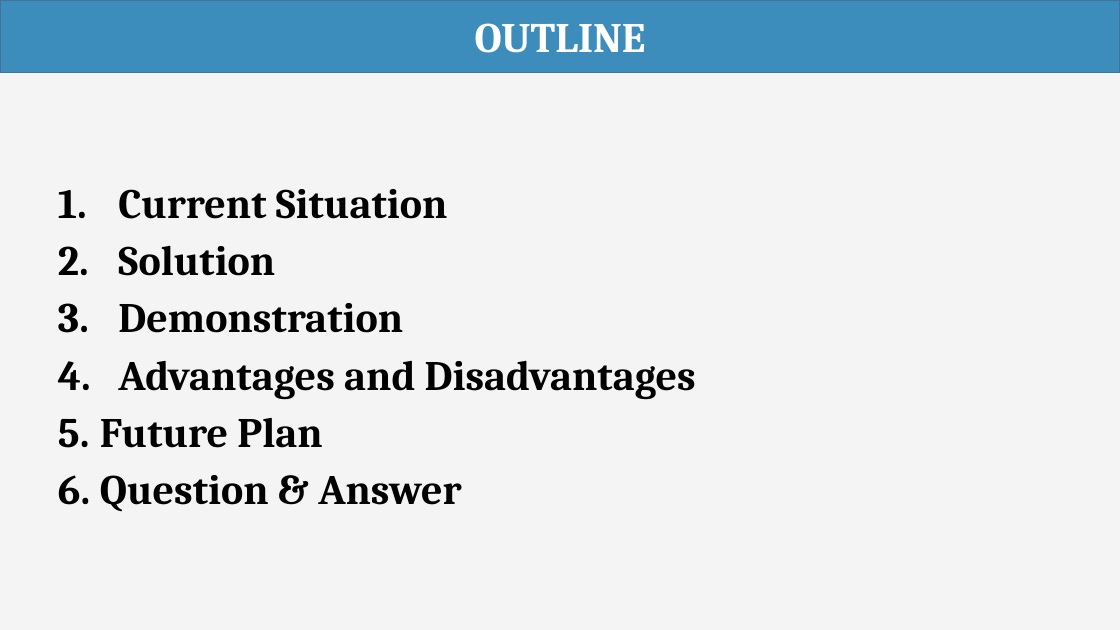
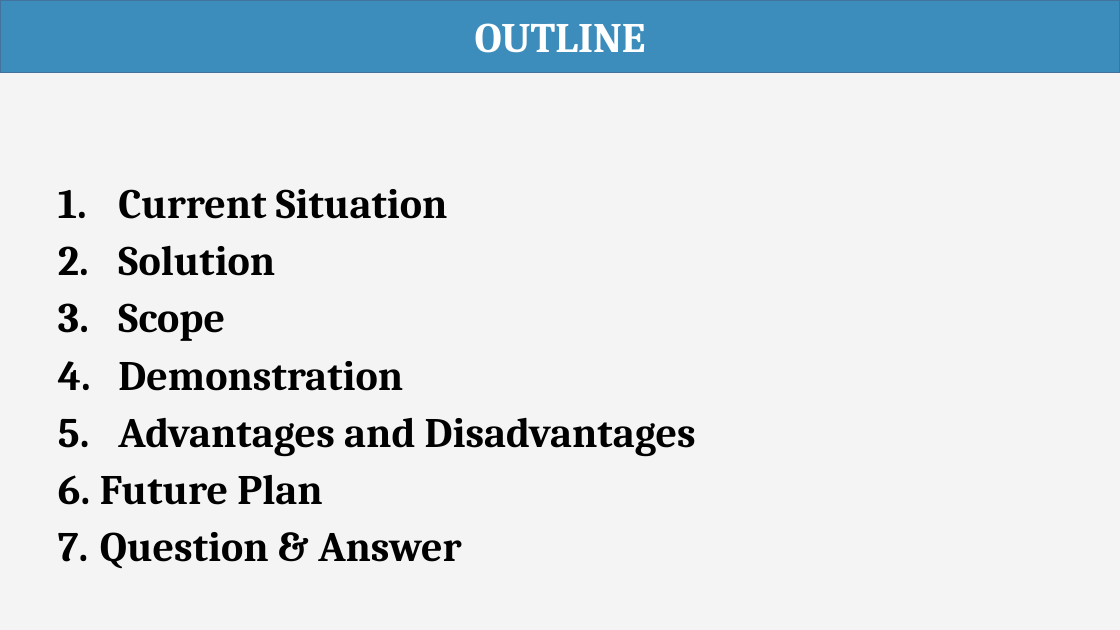
Before and after one commit to haltt051093/IMS-datacenter, a slide deck: slide 2 of Document/Presentation/IMS_20160407_Presentation.pptx. Drawn at 1120x630 pixels with LibreOffice and Linux fonts; fonts in the diff are those of the drawing. Boxes give left, top, right and bottom in pixels: in the first picture for what was removed or moved away, otherwise in the second. Text is boxed around its words. In the diff, an @@ line names an element or a change of style, - is before the commit and + after.

```diff
--- a/Document/Presentation/IMS_20160407_Presentation.pptx
+++ b/Document/Presentation/IMS_20160407_Presentation.pptx
@@ subtitle at [118,303,225,341]: paragraph added @@
+3. Scope
```
Also in this commit, not shown: 9 other slides changed, 3 slides added, 2 other files.
